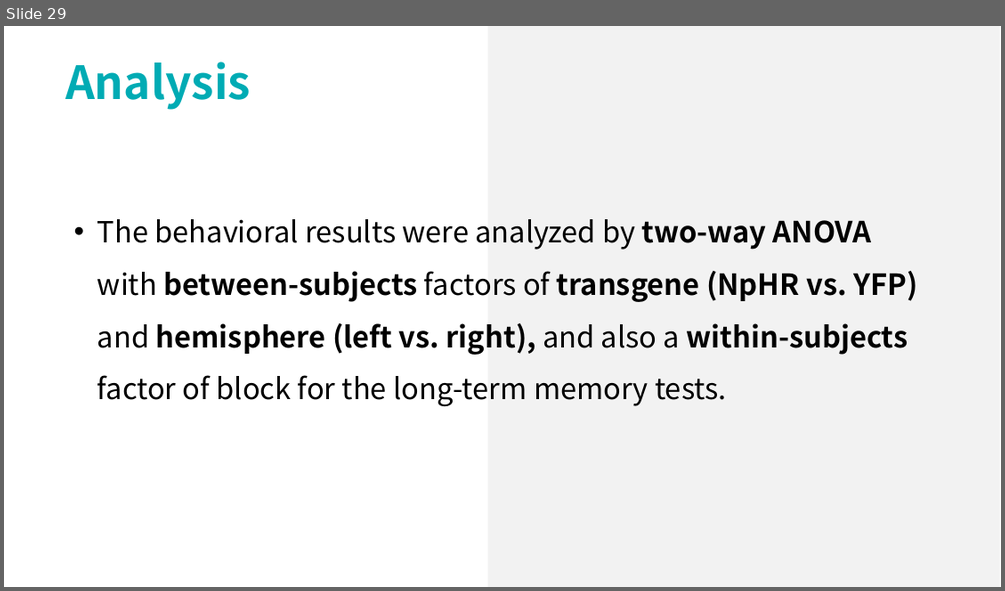
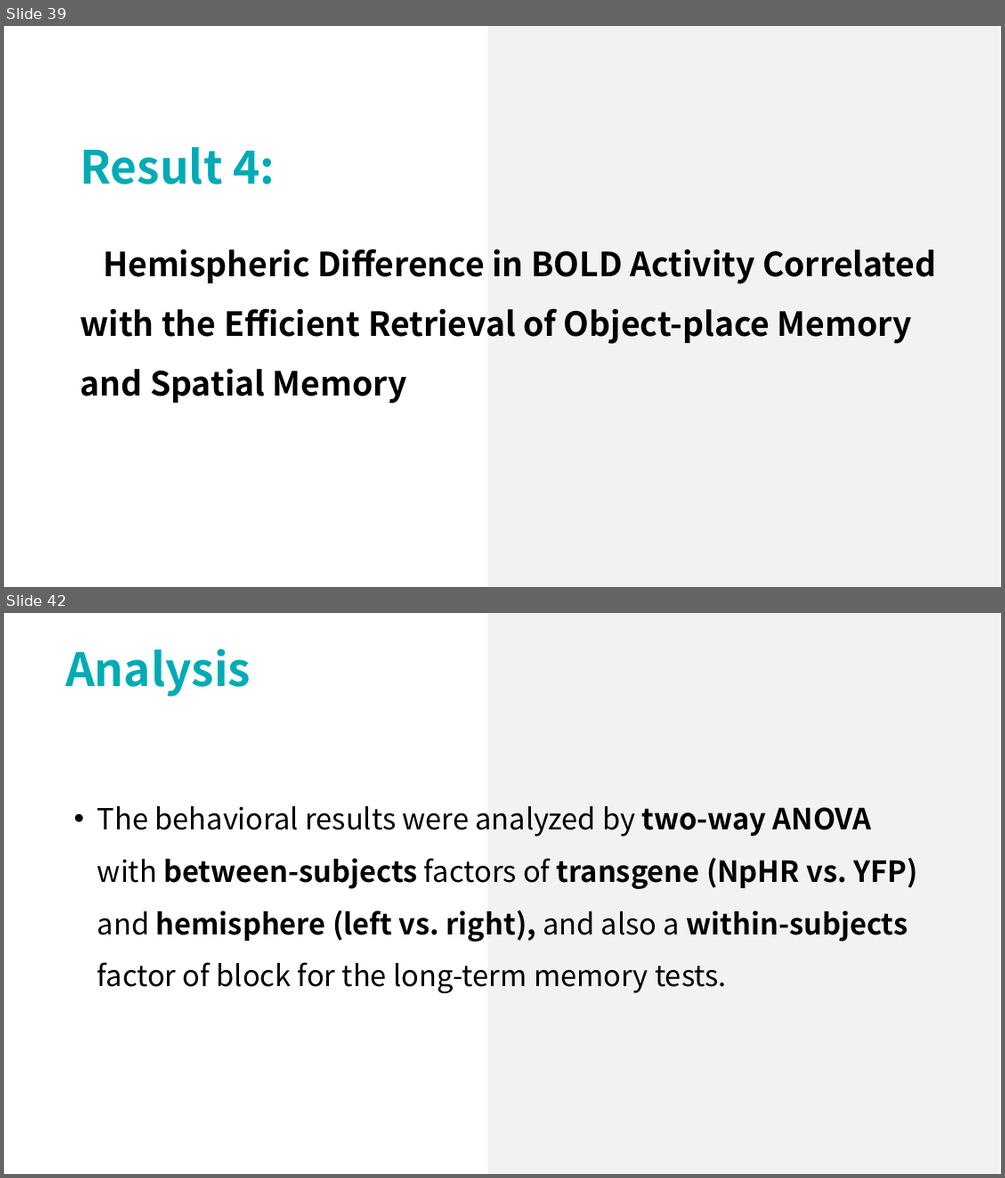
Before and after one commit to lsyoath/sheepy, a slide deck: Event/Lateralization.pptx. Shown one above the other, each under a label of ours: slide 29 before the commit, slides 39 and 42 after it; the slides between them are not shown. The pictures are 1005x591 and 1005x1178 pixels, drawn with LibreOffice and Linux fonts; fonts in the diff are those of the drawing. Boxes give left, top, right and bottom in pixels: in the first picture for what was removed or moved away, otherwise in the second. Text is boxed around its words. In the diff, an @@ line names an element or a change of style, - is before the commit and + after.

```diff
--- a/Event/Lateralization.pptx
+++ b/Event/Lateralization.pptx
@@ slide 39 added at box(4, 26, 1001, 587), background #FFFFFF @@
@@ rectangle added at box(488, 26, 1000, 587), fill #F2F2F2 @@
@@ text added at box(81, 147, 275, 184), 44 pt, text #00ABB4, bold @@
+Result 4:
@@ text added at box(81, 248, 937, 403), 32 pt, text #000000, bold @@
+Hemispheric Difference in BOLD Activity Correlated with the Efficient Retrieval of Object-place Memory and Spatial Memory
@@ what was slide 29 is now slide 42 @@
```
Also in this commit, not shown: 1 slide changed, 21 other slides added, 10 slides removed.
